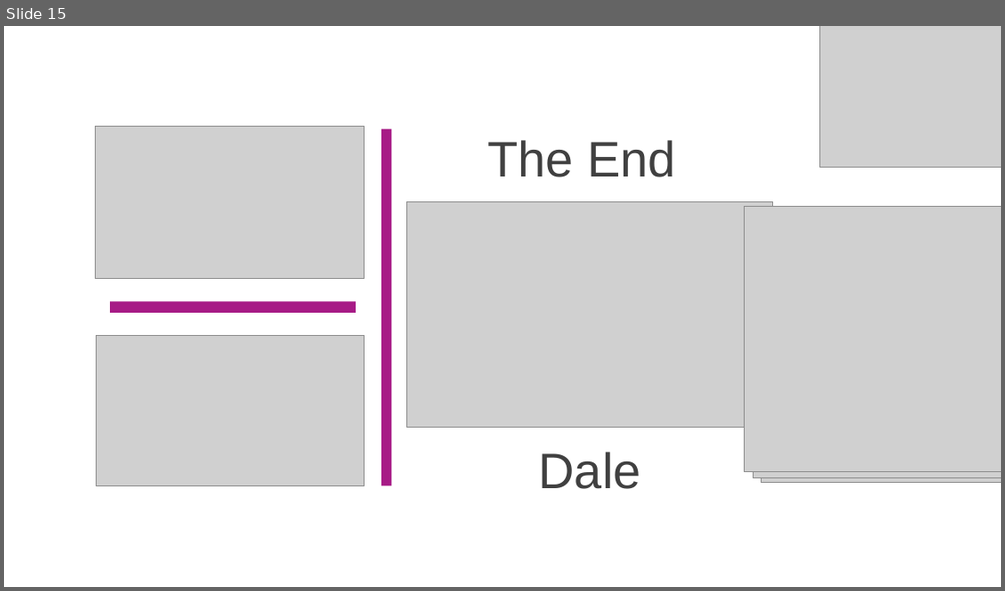
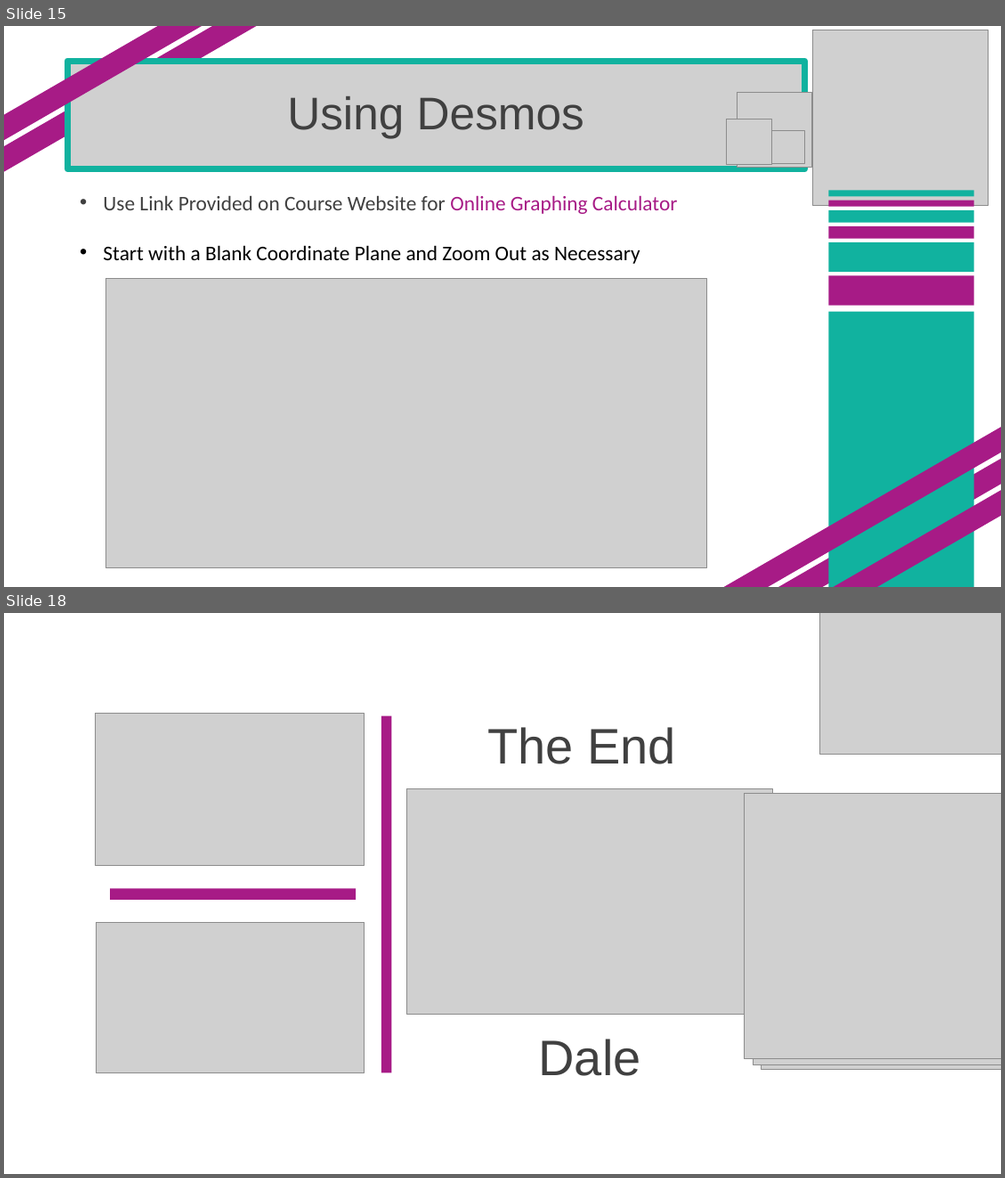
Before and after one commit to SuperMarioGiacomazzo/STOR305_WEBSITE, a slide deck: Lectures/Lecture 2/Lecture 2.pptx. Shown one above the other, each under a label of ours: slide 15 before the commit, slides 15 and 18 after it; the slides between them are not shown. The pictures are 1005x591 and 1005x1178 pixels, drawn with LibreOffice and Linux fonts; fonts in the diff are those of the drawing; grey boxes stand for pictures. Boxes give left, top, right and bottom in pixels: in the first picture for what was removed or moved away, otherwise in the second. Text is boxed around its words. In the diff, an @@ line names an element or a change of style, - is before the commit and + after.

```diff
--- a/Lectures/Lecture 2/Lecture 2.pptx
+++ b/Lectures/Lecture 2/Lecture 2.pptx
@@ slide 15 added at bbox=[4, 26, 1001, 587], background #FFFFFF @@
@@ rectangle added at bbox=[4, 26, 267, 184], fill #A71B86 @@
@@ rectangle added at bbox=[4, 26, 253, 160], fill #A71B86 @@
@@ picture added at bbox=[812, 30, 987, 205] @@
@@ picture added at bbox=[67, 62, 805, 168] @@
@@ title added at bbox=[67, 61, 805, 168], outline #11B29F 6 pt, 44 pt, text #404040 @@
+Using Desmos
@@ picture added at bbox=[736, 93, 811, 168] @@
@@ picture added at bbox=[727, 119, 771, 164] @@
@@ picture added at bbox=[772, 131, 805, 164] @@
@@ text added at bbox=[103, 195, 678, 264], 20 pt, text #000000 @@
+• Use Link Provided on Course Website for Online Graphing Calculator
+• Start with a Blank Coordinate Plane and Zoom Out as Necessary
@@ rectangle added at bbox=[829, 191, 974, 197], fill #11B29F @@
@@ rectangle added at bbox=[829, 200, 974, 206], fill #A71B86 @@
@@ rectangle added at bbox=[829, 210, 974, 222], fill #11B29F @@
@@ rectangle added at bbox=[829, 226, 974, 239], fill #A71B86 @@
@@ rectangle added at bbox=[829, 242, 974, 272], fill #11B29F @@
@@ picture added at bbox=[105, 278, 706, 567] @@
@@ rectangle added at bbox=[829, 276, 974, 305], fill #A71B86 @@
@@ rectangle added at bbox=[829, 312, 974, 587], fill #11B29F @@
@@ rectangle added at bbox=[701, 407, 1001, 587], fill #A71B86 @@
@@ rectangle added at bbox=[764, 431, 1001, 587], fill #A71B86 @@
@@ rectangle added at bbox=[777, 454, 1001, 587], fill #A71B86 @@
@@ what was slide 15 is now slide 18 @@
```
Also in this commit, not shown: 2 other slides added, 4 other files.
